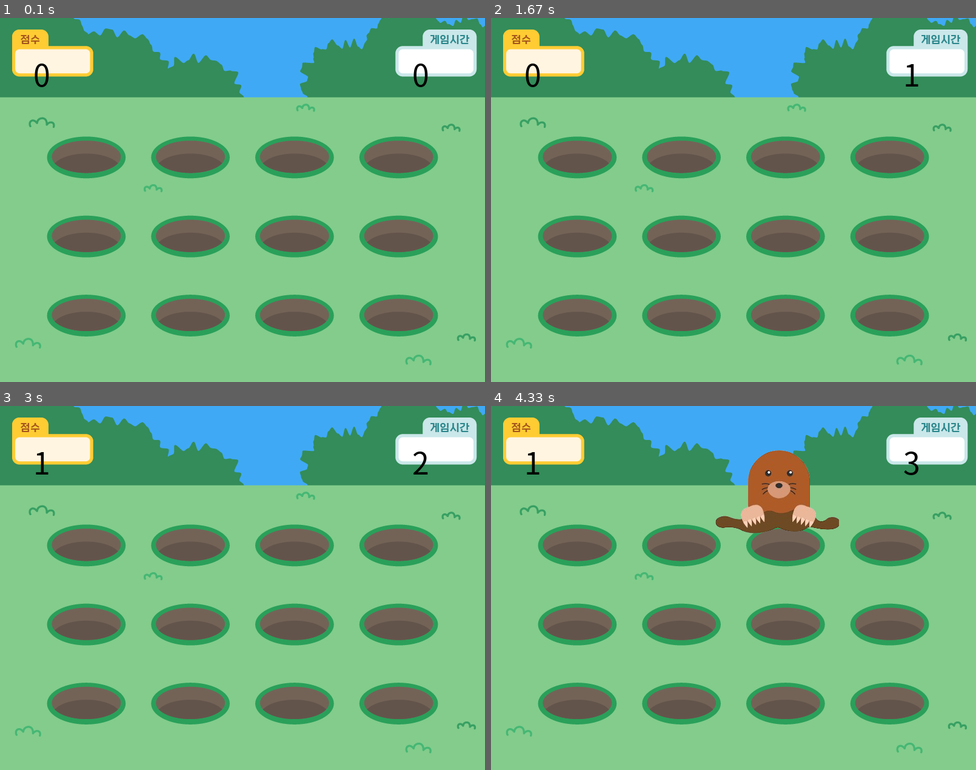
Above: before the commit, frames 1-4 (two rows, left to right).
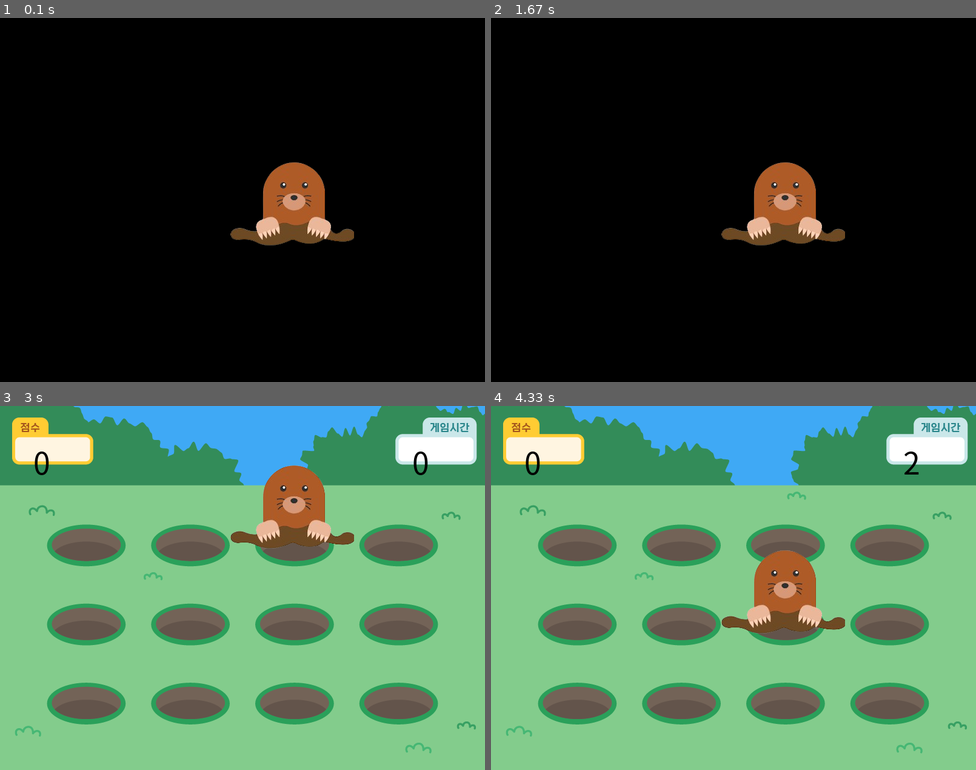
Above: after the commit, the same moments.

Repository: sanghoonpar/pygame_pract
Game: pygame game, started from whack_a_mole_game/whack_a_mole_game.py
Same seed, same stepped clock (60 frames per second), same inputs: the game is played once before the commit and once after it.
Inputs (mouse positions are in pixels of both pictures, inside the frame that each line leads up to):
- Up to frame 1 (0.1 s): no input
- Up to frame 2 (1.67 s): no input
- Up to frame 3 (3 s): click (421, 715) at 1.88 s
- Up to frame 4 (4.33 s): no input

The runs differ from the first frame. In frame 1, 100% of the frame differs, in the area x 0-100%, y 0-100%; in frame 2, 100%; in frame 3, 3.2%; in frame 4, 6.2%.

Commit message:
mole_pos 지정

Diff:
--- a/whack_a_mole_game/whack_a_mole_game.py
+++ b/whack_a_mole_game/whack_a_mole_game.py
@@ -10,34 +10,43 @@
 pg.init()
 
 screen = pg.display.set_mode((800, 600))
-background_img = pg.image.load("whack_a_mole_game/src/background.png")
-mole_img = pg.image.load("whack_a_mole_game/src/mole.png")
+background_img = pg.image.load("pygame_pract/whack_a_mole_game/src/background.png")
+mole_img = pg.image.load("pygame_pract/whack_a_mole_game/src/mole.png")
 running = True
 score = 0
 font = pg.font.SysFont("nanumbarungothic", 50)
-mole_pos = [(25, 45), (200, 45), (370, 45), (540, 45), (25, 175), (200, 175), (370, 175), (540, 175), (25, 305), (200, 305), (370, 305), (540, 305)]
+mole_pos = [(35, 70), (210, 70), (380, 70), (550, 70), (35, 210), (210, 210), (380, 210), (550, 210), (35, 340), (210, 340), (380, 340), (550, 340)]
 
-print('test')
+
 while running:
     time = pg.time.get_ticks() // 1000
+    time_text = font.render(str(time), True, (0, 0, 0), None)
+    score_text = font.render(str(score), True, (0, 0, 0), None)
+    moles = []
+    check_time = True
 
     for event in pg.event.get():
-        check_time = False
         if event.type == pg.QUIT:
             running = False
         elif event.type == pg.MOUSEBUTTONDOWN:
-            score += 1
+            if mole.collidepoint(event.pos):
+                score += 1
+                moles.remove(mole)
+                break
 
-    if pg.time.get_ticks() // 1000 % 2 == 0:
+    if time // 1000 % 2 == 0:
         if check_time == True:
-            screen.blit(mole_img, random.choice(mole_pos))
+            add_mole = screen.blit(mole_img, random.choice(mole_pos))
             pg.display.update()
-            pg.time.wait(500)
+            pg.time.wait(2000)
+            moles.append(add_mole)
             check_time = False
     else:
         check_time = True
-    time_text = font.render(str(time), True, (0, 0, 0), None)
-    score_text = font.render(str(score), True, (0, 0, 0), None)
+
+    for mole in moles:
+        screen.blit(mole_img,mole)
+        pg.display.update()
 
     if time > 20:
             if score >= 10:
